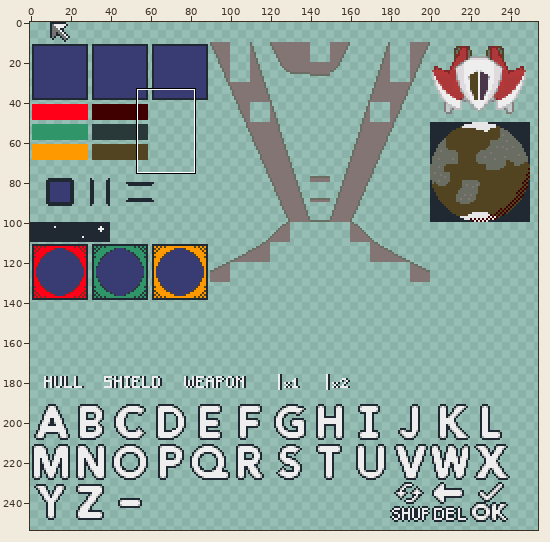
Edited in one commit: sprite sheet (cartridge/resources/1_10x10.png). The picture above shows the old version from afar; the outline marks the close-up.
Close-up. Before:
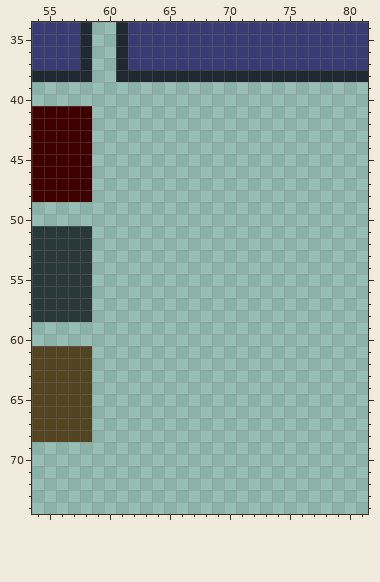
The file is 256x256 pixels. Shown: x 54..81, y 34..74. The wide view leaves out empty margins.
New version:
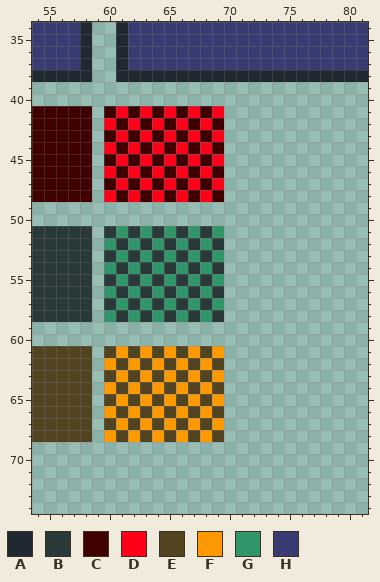
Palette (. is transparent): A #202831  B #293839  C #410000  D #ff0018  E #524420  F #ff9900  G #31956a  H #393c73
Commit message: more state gfx for bars
The edit:
y 41: x 60..69 .......... -> CDCDCDCDCD
y 42: x 60..69 .......... -> DCDCDCDCDC
y 43: x 60..69 .......... -> CDCDCDCDCD
y 44: x 60..69 .......... -> DCDCDCDCDC
y 45: x 60..69 .......... -> CDCDCDCDCD
y 46: x 60..69 .......... -> DCDCDCDCDC
y 47: x 60..69 .......... -> CDCDCDCDCD
y 48: x 60..69 .......... -> DCDCDCDCDC
y 51: x 60..69 .......... -> BGBGBGBGBG
y 52: x 60..69 .......... -> GBGBGBGBGB
y 53: x 60..69 .......... -> BGBGBGBGBG
y 54: x 60..69 .......... -> GBGBGBGBGB
y 55: x 60..69 .......... -> BGBGBGBGBG
y 56: x 60..69 .......... -> GBGBGBGBGB
y 57: x 60..69 .......... -> BGBGBGBGBG
y 58: x 60..69 .......... -> GBGBGBGBGB
y 61: x 60..69 .......... -> EFEFEFEFEF
y 62: x 60..69 .......... -> FEFEFEFEFE
y 63: x 60..69 .......... -> EFEFEFEFEF
y 64: x 60..69 .......... -> FEFEFEFEFE
y 65: x 60..69 .......... -> EFEFEFEFEF
y 66: x 60..69 .......... -> FEFEFEFEFE
y 67: x 60..69 .......... -> EFEFEFEFEF
y 68: x 60..69 .......... -> FEFEFEFEFE
